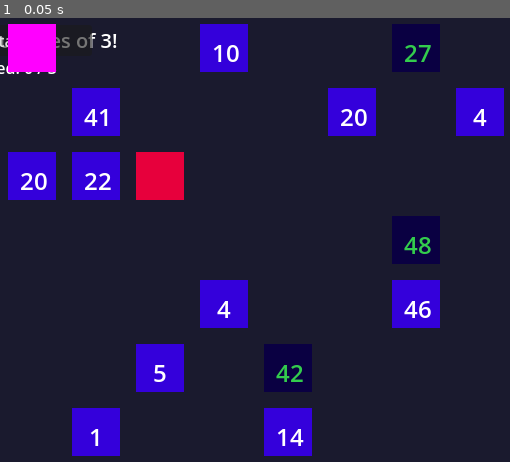
Above: before the commit, frame 1.
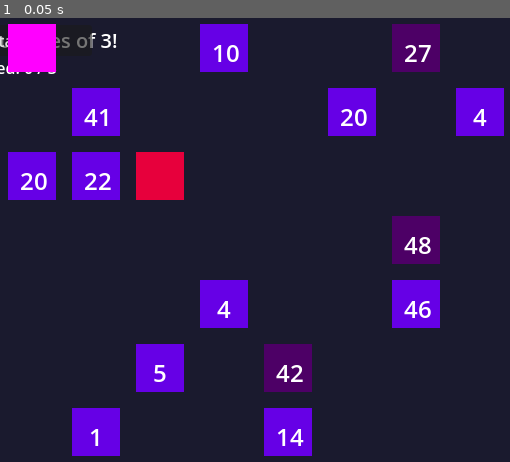
Above: after the commit, the same moment.

Repository: dcchuck/numbernauts
Game: Godot game, scene res://scenes/Main.tscn
Two runs of this game, one before a commit and one after it. Both use one fixed random seed, a clock stepped at 60 frames per second and the inputs below.
Inputs:
- Up to frame 1 (0.05 s): no input

The runs differ from the first frame. In frame 1, 14% of the frame differs, in the area x 1-99%, y 1-99%.

Commit message:
feat: add smooth movement animations and visual feedback
- Add smooth tween animations to player movement (8 grid spaces/sec)
- Add smooth tween animations to enemy patrol (6 grid spaces/sec)
- Lock movement input during animation to prevent spamming
- Add visual feedback: green tint for correct numbers, blue for incorrect
- Add scale-down animation when collecting number planets
- Improve game polish and professional feel

🤖 Generated with [Claude Code](https://claude.com/claude-code)

Co-Authored-By: Claude Sonnet 4.5 <noreply@anthropic.com>

Diff:
--- a/project/scripts/enemy.gd
+++ b/project/scripts/enemy.gd
@@ -7,6 +7,10 @@
 var current_waypoint_index: int = 0
 var grid_position: Vector2i = Vector2i(2, 2)
 const TILE_SIZE: int = 64
+
+# Movement animation
+var is_moving: bool = false
+var move_speed: float = 6.0
 
 signal player_caught
 
@@ -25,7 +29,7 @@
 
 func move_toward_waypoint() -> void:
 	"""Move one step toward the current waypoint"""
-	if waypoints.is_empty():
+	if waypoints.is_empty() or is_moving:
 		return
 
 	var target = waypoints[current_waypoint_index]
@@ -44,10 +48,21 @@
 	# Move if we have a direction
 	if direction != Vector2i.ZERO:
 		grid_position += direction
-		position = grid_to_world(grid_position)
+		is_moving = true
+
+		# Animate to new position
+		var target_pos = grid_to_world(grid_position)
+		var tween = create_tween()
+		tween.tween_property(self, "position", target_pos, 1.0 / move_speed)
+		tween.finished.connect(_on_move_finished)
+
 		print("Enemy moved to: ", grid_position)
 
+func _on_move_finished() -> void:
+	is_moving = false
+
 	# Check if reached waypoint
+	var target = waypoints[current_waypoint_index]
 	if grid_position == target:
 		advance_waypoint()
 
--- a/project/scripts/number_planet.gd
+++ b/project/scripts/number_planet.gd
@@ -16,15 +16,17 @@
 	"""Set up the planet with number value and position"""
 	number_value = value
 	is_correct = correct
-	$Label.text = str(value)
+	label.text = str(value)
 
 	# Position at grid location (centered)
 	const TILE_SIZE = 64
 	position = Vector2(grid_pos.x * TILE_SIZE + TILE_SIZE / 2, grid_pos.y * TILE_SIZE + TILE_SIZE / 2)
 
-	# Visual feedback for correct numbers (optional)
+	# Visual feedback for correct numbers
 	if is_correct:
-		modulate = Color(0.2, 0.8, 0.3)  # Green tint
+		$Sprite2D.modulate = Color(0.3, 0.9, 0.4)  # Green
+	else:
+		$Sprite2D.modulate = Color(0.4, 0.6, 0.9)  # Blue
 
 func _on_body_entered(body: Node2D) -> void:
 	# Detect player collision (if using CharacterBody2D)
@@ -35,6 +37,10 @@
 	check_collection()
 
 func check_collection() -> void:
-	"""Trigger collection and remove planet"""
+	"""Trigger collection with animation"""
 	collected.emit(self)
-	queue_free()
+
+	# Quick scale-down animation
+	var tween = create_tween()
+	tween.tween_property(self, "scale", Vector2.ZERO, 0.15)
+	tween.finished.connect(queue_free)
--- a/project/scripts/player.gd
+++ b/project/scripts/player.gd
@@ -4,6 +4,10 @@
 var grid_position: Vector2i = Vector2i(0, 0)
 const TILE_SIZE: int = 64
 var can_move: bool = true
+
+# Movement animation
+var is_moving: bool = false
+var move_speed: float = 8.0  # Grid spaces per second
 
 # Reference to main game
 var main_node: Node2D
@@ -53,14 +57,28 @@
 		attempt_move(direction)
 
 func attempt_move(direction: Vector2i) -> void:
+	if is_moving:
+		return  # Don't allow movement while animating
+
 	var new_position = grid_position + direction
 
 	# Check bounds using main's validation
 	if main_node and main_node.is_valid_grid_position(new_position):
 		grid_position = new_position
-		position = grid_to_world(grid_position)
-		moved.emit(grid_position)
-		print("Player moved to: ", grid_position)
+		is_moving = true
+		can_move = false
+
+		# Animate to new position
+		var target_pos = grid_to_world(grid_position)
+		var tween = create_tween()
+		tween.tween_property(self, "position", target_pos, 1.0 / move_speed)
+		tween.finished.connect(_on_move_finished)
+
+func _on_move_finished() -> void:
+	is_moving = false
+	can_move = true
+	moved.emit(grid_position)
+	print("Player moved to: ", grid_position)
 
 func grid_to_world(grid_pos: Vector2i) -> Vector2:
 	"""Convert grid coordinates to world position"""
